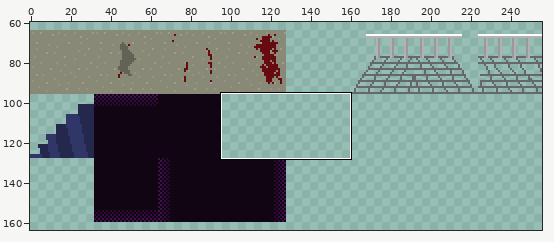
Two states of a sprite sheet, prjVenomBite/sprites/buildingBackgroundTiles_spr/cbeb6f98-cfe4-4c63-90cf-ec1567e5ed79.png. The first picture is a wide view before the edit; the outline marks the close-up.
Close-up. First the earlier version:
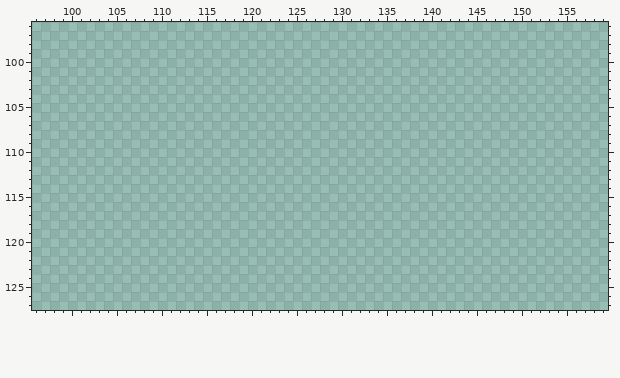
The file is 256x256 pixels. Colours within 5 levels of each other are drawn and written as one. Shown: x 96..159, y 96..127. The wide view leaves out empty margins.
Palette (. is transparent): 
The same view after the edit:
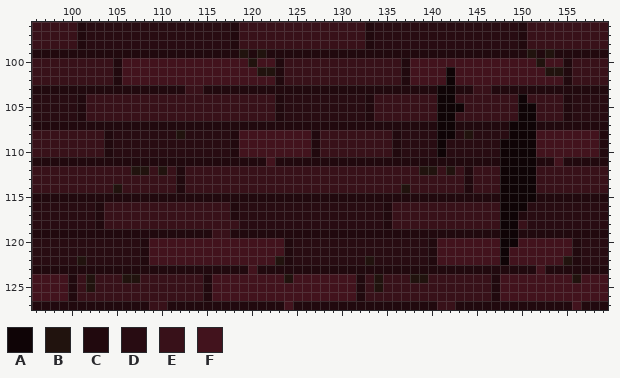
Colours new in this view: A #0f0406  B #21130e  C #21090e  D #280c12  E #381119  F #42131d
Diff:
Changed rows in their new state; - is an unchanged pixel.
first column x 96:
 96 EEEEECDDDDDDDDDDDDDDDDCEEEEEEEEEEEEEECDDDDDDDDDDDDDDDDCEEEEEEEEE
 97 EEEEECDDDDDDDDDDDDDDDDCEEEEEEEEEEEEEECDDDDDDDDDDDDDDDDCEEEEEEEEE
 98 EEEEECDDDDDDDDDDDDDDDDCEEEEEEEEEEEEEECDDDDDDDDDDDDDDDDCEEEEEEEEE
 99 CCCCCCCCCCCCCCCCCCCCCCCBCBCCCCCCCCCCCCCCCCCCCCCCCCCCCCCBCBCCCCCC
100 EEEEEEEEECFFFFFFFFFFFFFFBFFCEEEEEEEEEEEEECFFFFFFFFFFFFFFBFFCEEEE
101 EEEEEEEEECFFFFFFFFFFFFFFFBBCEEEEEEEEEEEEECFFFFAFFFFFFFFFFBBCEEEE
102 EEEEEEEEECFFFFFFFFFFFFFFFFFCEEEEEEEEEEEEECFFFFAFFFFFFFFFFFFCEEEE
103 CCCCCCCCCCCCCCCCCEECCCCCCCCCCCCCCCCCCCCCCCCCCAACCEECCCCCCCCCCCCC
104 DDDDDCEEEEEEEEEEEEEEEEEEEEECDDDDDDDDDCEEEEEEEAAEEEEEEEAEEEECDDDD
105 DDDDDCEEEEEEEEEEEEEEEEEEEEECDDDDDDDDDCEEEEEEEAAAEEEEEEAAEEECDDDD
106 DDDDDCEEEEEEEEEEEEEEEEEEEEECDDDDDDDDDCEEEEEEEAAEEEEEEEAAEEECDDDD
107 CCCCCCCCCCCCCCCCCCCCCCCCCCCCCCCCCCCCCCCCCCCCCAACCCCCCAAACCCCCCCC
108 EEEEEEEECDDDDDDDBDDDDDCFFFFFFFFCEEEEEEEECDDDDAADBDDDDAAAFFFFFFFC
109 EEEEEEEECDDDDDDDDDDDDDCFFFFFFFFCEEEEEEEECDDDDADDDDDDAAAAFFFFFFFC
110 EEEEEEEECDDDDDDDDDDDDDCFFFFFFFFCEEEEEEEECDDDDADDDDDDAAAAFFFFFFFC
111 CCCCCCCCCCCCCCCCCCCCCCCCCCFCCCCCCCCCCCCCCCCCCCCCCCCCAAAACCFCCCCC
112 EEEEEEEEEEEBBEBECEEEEEEEEEEEEEEEEEEEEEEEEEEBBEBECEEEAAAAEEEEEEEE
113 EEEEEEEEEEEEEEEECEEEEEEEEEEEEEEEEEEEEEEEEEEEEEEECEEEAAAAEEEEEEEE
114 EEEEEEEEEBEEEEEECEEEEEEEEEEEEEEEEEEEEEEEEBEEEEEECEEEAAAAEEEEEEEE
115 CCCCCCCCCCCCCCCCCCCCCCCCCCCCCCCCCCCCCCCCCCCCCCCCCCCCAAAACCCCCCCC
116 DDDDDDDCEEEEEEEEEEEEEECDDDDDDDDDDDDDDDDCEEEEEEEEEEEEAAADDDDDDDDD
117 DDDDDDDCEEEEEEEEEEEEEECDDDDDDDDDDDDDDDDCEEEEEEEEEEEEAACDDDDDDDDD
118 DDDDDDDCEEEEEEEEEEEEEEEDDDDDDDDDDDDDDDDCEEEEEEEEEEEEAAEDDDDDDDDD
119 CCCCCCCCCCCCCCCCCCCCEECCCCCCCCCCCCCCCCCCCCCCCCCCCCCCAACCCCCCCCCC
120 DDDDDDDDDDDDCFFFFFFFFFFFFFFFCDDDDDDDDDDDDDDDCFFFFFFFAAFFFFFFCDDD
121 DDDDDDDDDDDDCFFFFFFFFFFFFFFFCDDDDDDDDDDDDDDDCFFFFFFFAFFFFFFFCDDD
122 DDDDDBDDDDDDCFFFFFFFFFFFFFFBCDDDDDDDDBDDDDDDCFFFFFFFAFFFFFFBCDDD
123 CCCCCCCCCCCCCCCCCCCCCCCCFCCCCCCCCCCCCCCCCCCCCCCCCCCCCCCCFCCCCCCC
124 FFFFCEBEEEBBEEEEEEECFFFFFFFFBFFFFFFFCEBEEEBBEEEEEEECFFFFFFFFBFFF
125 FFFFCEBEEEEEEEEEEEECFFFFFFFFFFFFFFFFCEBEEEEEEEEEEEECFFFFFFFFFFFF
126 FFFFCEEEEEEEEEEEEEECFFFFFFFFFFFFFFFFCEEEEEEEEEEEEEECFFFFFFFFFFFF
127 CCCCCCCCCCCCCEECCCCCCCCCCCCCFCCCCCCCCCCCCCCCCEECCCCCCCCCCCCCFCCC
Boxes around the changes in both close-ups, in picture pixels (x1, y1, x2, y2):
added: (32, 22, 608, 310)
